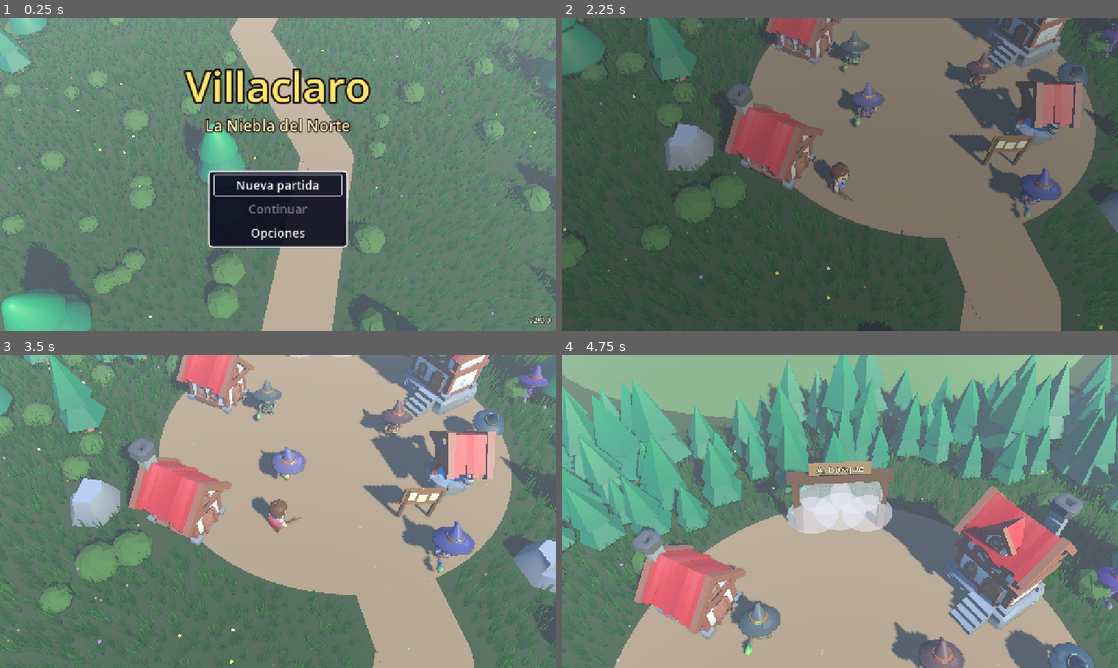
Above: before the commit, frames 1-4 (two rows, left to right).
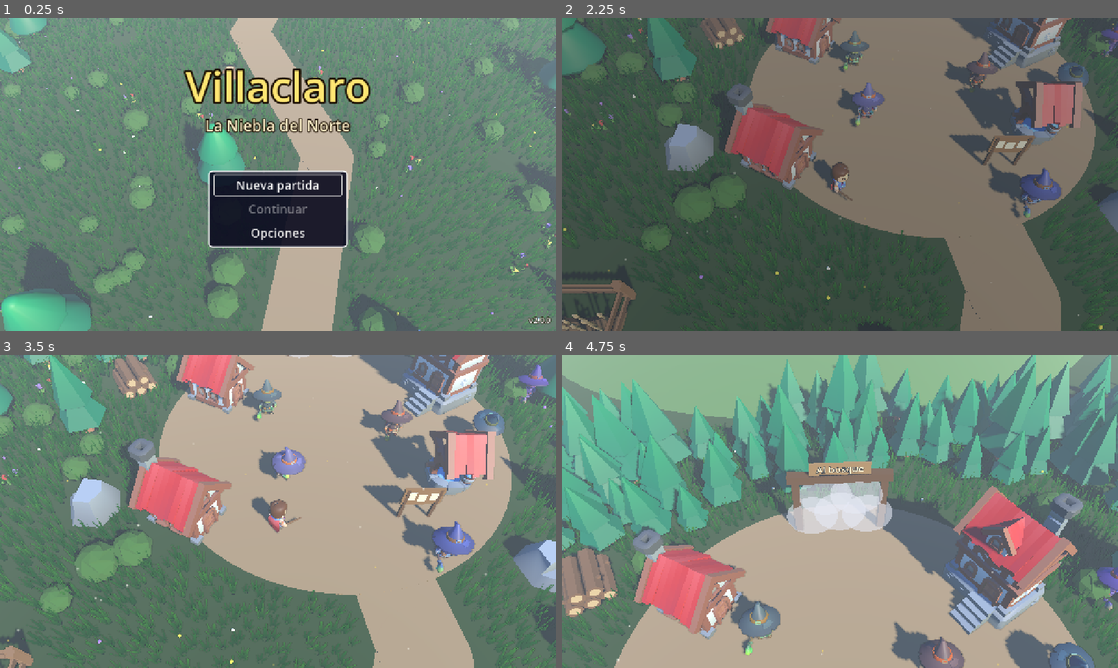
Above: after the commit, the same moments.

Repository: apergas/rpg-turnos
Game: Godot game, scene res://scenes/title/title.tscn
The game is run twice, just before and just after one commit, with the same random seed, the same clock (stepped at 60 frames per second) and the same inputs.
Inputs (mouse positions are in pixels of both pictures, inside the frame that each line leads up to):
- Up to frame 1 (0.25 s): no input
- Up to frame 2 (2.25 s): tap Enter (accept) at 0.5, 0.6, 2 s; move the mouse to (962, 158) at 0.52 s; hold D (move_right) 0.53-1.25 s; click (962, 158) at 0.67 s; tap Space at 0.77, 1.07 s; click "Normal" at 1.25 s; drag from (728, 190) to (812, 237) at 2.02 s
- Up to frame 3 (3.5 s): move the mouse to (333, 442) at 2.77 s; hold D (move_right) from 2.78 s (still down); tap Keypad Enter at 2.85 s
- Up to frame 4 (4.75 s): release D (move_right) at 3.5 s; drag from (812, 574) to (673, 464) at 3.52 s; move the mouse to (1006, 558) at 4.27 s; hold A (move_left) from 4.28 s (still down); tap Ctrl at 4.35 s; tap Space at 4.52 s

The runs differ from the first frame. In frame 1, 0.3% of the frame differs, in the area x 0-100%, y 0-95%; in frame 2, 1.8%, in the area x 0-34%, y 0-100%; in frame 3, 1.5%; in frame 4, 1.6%.

Commit message:
Dress the meadow and Villaclaro with Kenney decoration
A fenced crop field with a gate west of the path (the east side is full of rocks), a log stack by the west house, flowers and stumps scattered. Piece positions are their centres.

Diff:
--- a/data/zones/pradera.tres
+++ b/data/zones/pradera.tres
@@ -44,6 +44,9 @@
 glades = []
 bush_seed = 31
 bush_tries = 220
+decor = [[Vector3(-15, 0, -12), 0.0, "fence", 2], [Vector3(-15, 0, -6), 0.0, "fence_gate"], [Vector3(-12, 0, -6), 0.0, "fence", 1], [Vector3(-16.5, 0, -7.5), 90.0, "fence", 2], [Vector3(-10.5, 0, -7.5), 90.0, "fence", 2], [Vector3(-15, 0, -10.5), 0.0, "row_wheat", 2], [Vector3(-15, 0, -9), 0.0, "row_corn", 2], [Vector3(-15, 0, -7.5), 0.0, "row_pumpkin", 2], [Vector3(-10, 0, -26), 30.0, "log_stack"]]
+decor_scatter = {"flowers": 70, "stump": 10}
+decor_seed = 41
 entries = {
 "casa": [Vector3(-3.7, 0, -16.1), -120.0],
 "inicio": [Vector3(0, 0, 26), 0.0],
